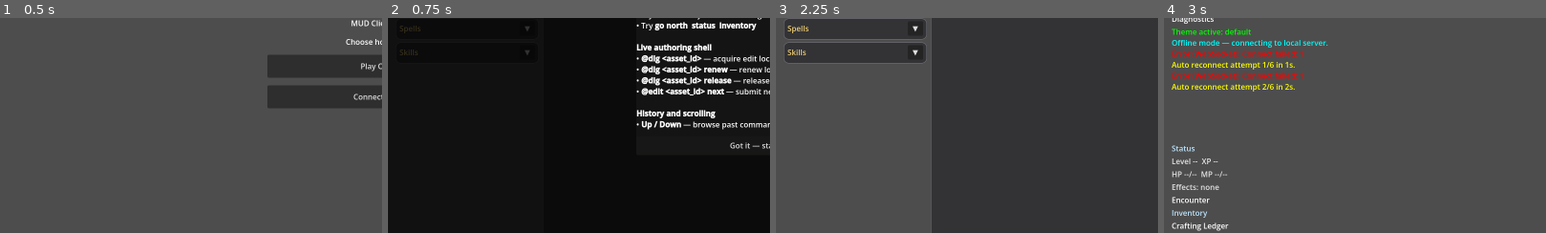
Above: before the commit, frames 1-4 (left to right).
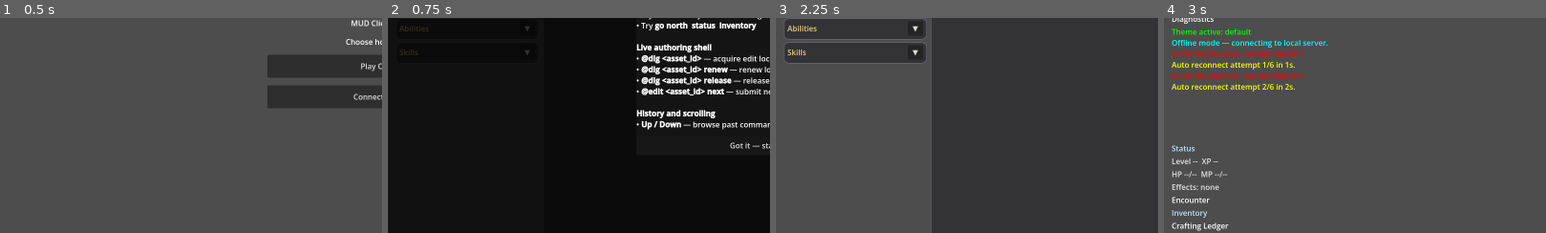
Above: after the commit, the same moments.

Repository: jbax-and-his-ai-pals/008-mud
Game: Godot game, scene res://scenes/launcher.tscn
The game is run twice, just before and just after one commit, with the same random seed, the same clock (stepped at 60 frames per second) and the same inputs.
Inputs (mouse positions are % of the whole screen's width and height, from its top left):
- Up to frame 1 (0.5 s): no input
- Up to frame 2 (0.75 s): click "Play Offline" at 0.5 s
- Up to frame 3 (2.25 s): click (48, 96) at 1.27 s; type "12" at 1.35 s; click "Got it — start playing!" at 2 s
- Up to frame 4 (3 s): click "Tools (F2)" at 2.75 s
The pictures show only the part of the screen within x 0-50%, y 40-90%; the shares and areas given below are measured in that part.

Frame 1 is identical in both runs. In frame 2, less than 0.1% of the frame differs, in the area x 3-11%, y 3-8%; in frame 3, 0.1%; in frame 4, nothing differs.

Commit message:
Name the abilities panel for the set and show what each ability costs
The panel is titled with the set's own noun for its abilities (default "Abilities", not
the hardcoded "Spells") and each entry shows its cost as the server words it, so a health
cost reads "(1/8 HP)" rather than a number of mana.

Co-Authored-By: Claude Sonnet 5.5 <noreply@anthropic.com>

Diff:
--- a/client/scripts/ui/docks/dock_manager.gd
+++ b/client/scripts/ui/docks/dock_manager.gd
@@ -22,7 +22,7 @@
 	["character", "Character", "left", false],
 	["attributes", "Attributes", "left", false],
 	["equipment", "Equipment", "left", false],
-	["spells", "Spells", "left", false],
+	["spells", "Abilities", "left", false],
 	["skills", "Skills", "left", false],
 	["world", "World", "right", false],
 	["surroundings", "Surroundings", "right", false],
@@ -248,14 +248,17 @@
 		worn.append(text)
 	_equipment.text = "\n".join(worn)
 
+	# what the set calls its abilities ("Abilities", or "Spells") names the panel
+	var noun := str(p.get("ability_noun", "Abilities"))
+	panels["spells"].set_title(noun)
 	var spell_lines: PackedStringArray = []
 	for spell in p.get("spells", []):
 		var sp: Dictionary = spell
-		var line := "%s [color=#6f9bff](%d)[/color]" % [_link("abilities %s" % str(sp.get("name", "")), str(sp.get("name", ""))), int(sp.get("cost", 0))]
+		var line := "%s [color=#6f9bff](%s)[/color]" % [_link("abilities %s" % str(sp.get("name", "")), str(sp.get("name", ""))), _esc(str(sp.get("cost_text", sp.get("cost", 0))))]
 		if float(sp.get("cooldown", 0)) > 0.0:
 			line += " [color=#ffa540]cooldown %.0fs[/color]" % float(sp.get("cooldown", 0))
 		spell_lines.append(line)
-	_spells.text = "\n".join(spell_lines) if not spell_lines.is_empty() else "[i][color=#808080]No spells known.[/color][/i]"
+	_spells.text = "\n".join(spell_lines) if not spell_lines.is_empty() else "[i][color=#808080]No %s known.[/color][/i]" % noun.to_lower()
 
 	var skill_lines: PackedStringArray = []
 	for skill in p.get("skills", []):
--- a/client/scripts/ui/docks/dock_panel.gd
+++ b/client/scripts/ui/docks/dock_panel.gd
@@ -81,6 +81,11 @@
 	column.place(panel, column.slot_at(position.y + at_position.y, panel))
 
 
+func set_title(text: String) -> void:
+	title_text = text
+	_title.text = text
+
+
 func set_collapsed(value: bool, announce: bool) -> void:
 	collapsed = value
 	body.visible = not collapsed
